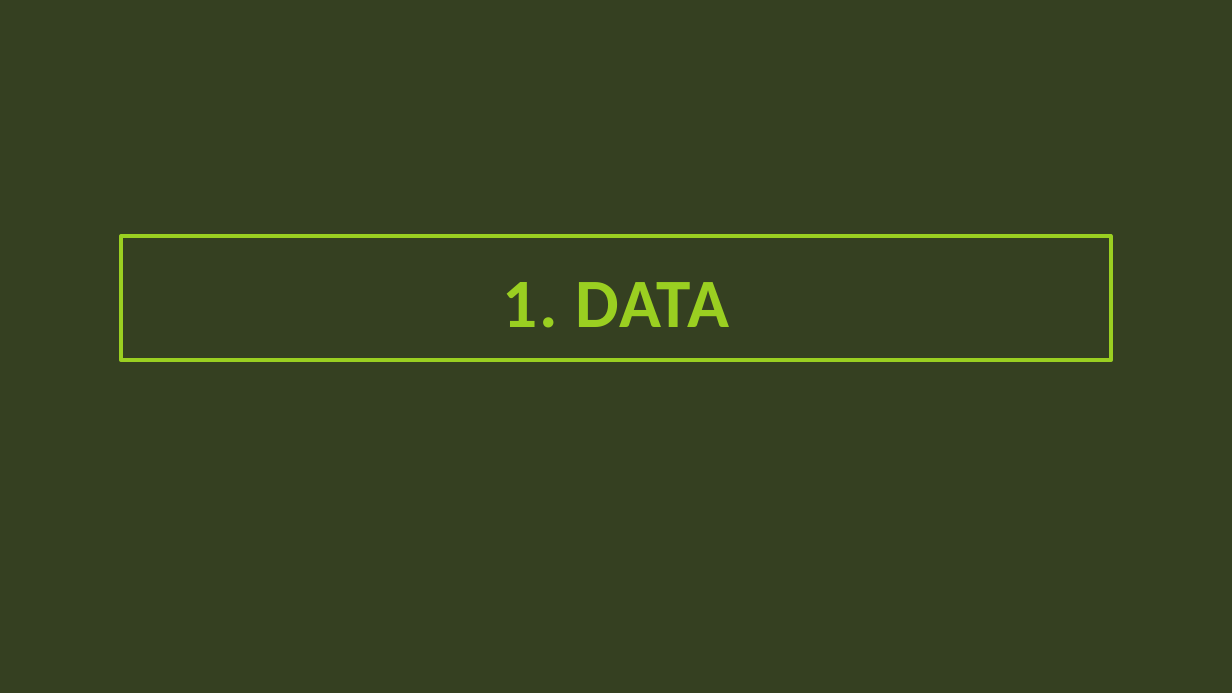
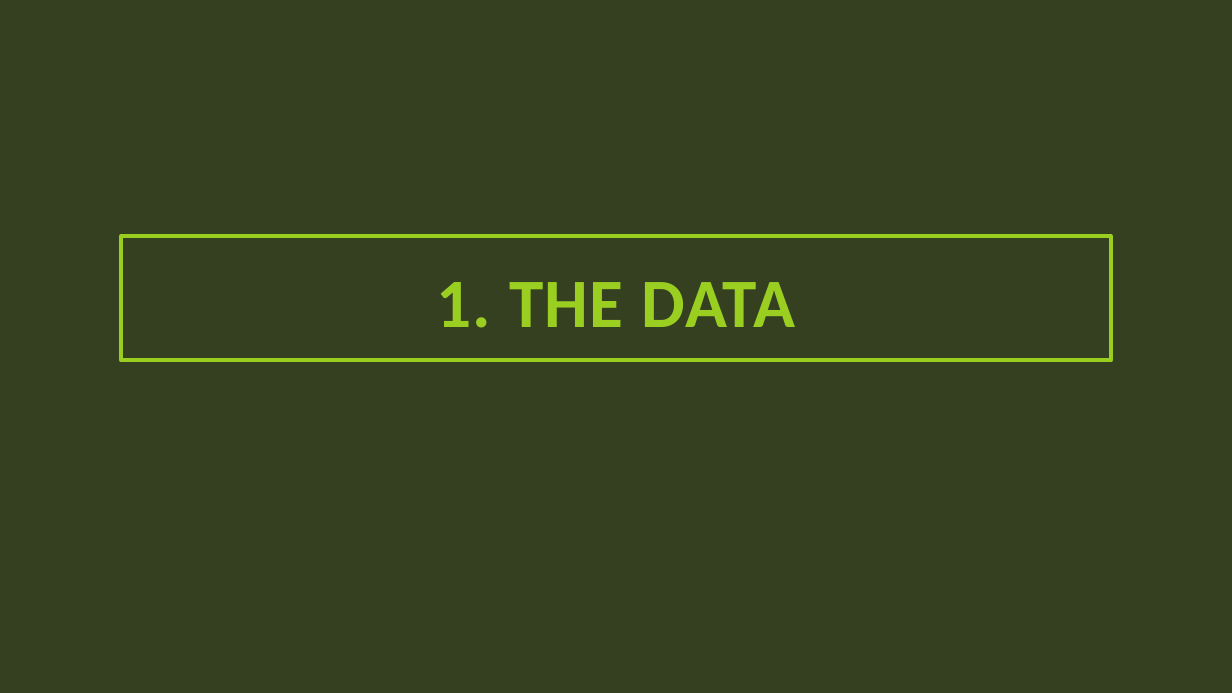
Before and after one commit to HeinoPortfolio/MS_Comp_Sci, a slide deck: slide 3 of 3 Data Visualization/Assignment Files/Final Project/Final Project Files Good Copies/Matthew Heino DSCI 605 Final Report.pptx. Drawn at 1232x693 pixels with LibreOffice and Linux fonts; fonts in the diff are those of the drawing; background and template pictures are left out. Boxes give left, top, right and bottom in pixels: in the first picture for what was removed or moved away, otherwise in the second. Text is boxed around its words. In the diff, an @@ line names an element or a change of style, - is before the commit and + after.

```diff
--- a/3 Data Visualization/Assignment Files/Final Project/Final Project Files Good Copies/Matthew Heino DSCI 605 Final Report.pptx
+++ b/3 Data Visualization/Assignment Files/Final Project/Final Project Files Good Copies/Matthew Heino DSCI 605 Final Report.pptx
@@ title at (436, 282, 795, 328): text changed @@
-1. DATA
+1. THE DATA
```
Also in this commit, not shown: 6 other slides changed, 6 slides added, 1 slide removed.
